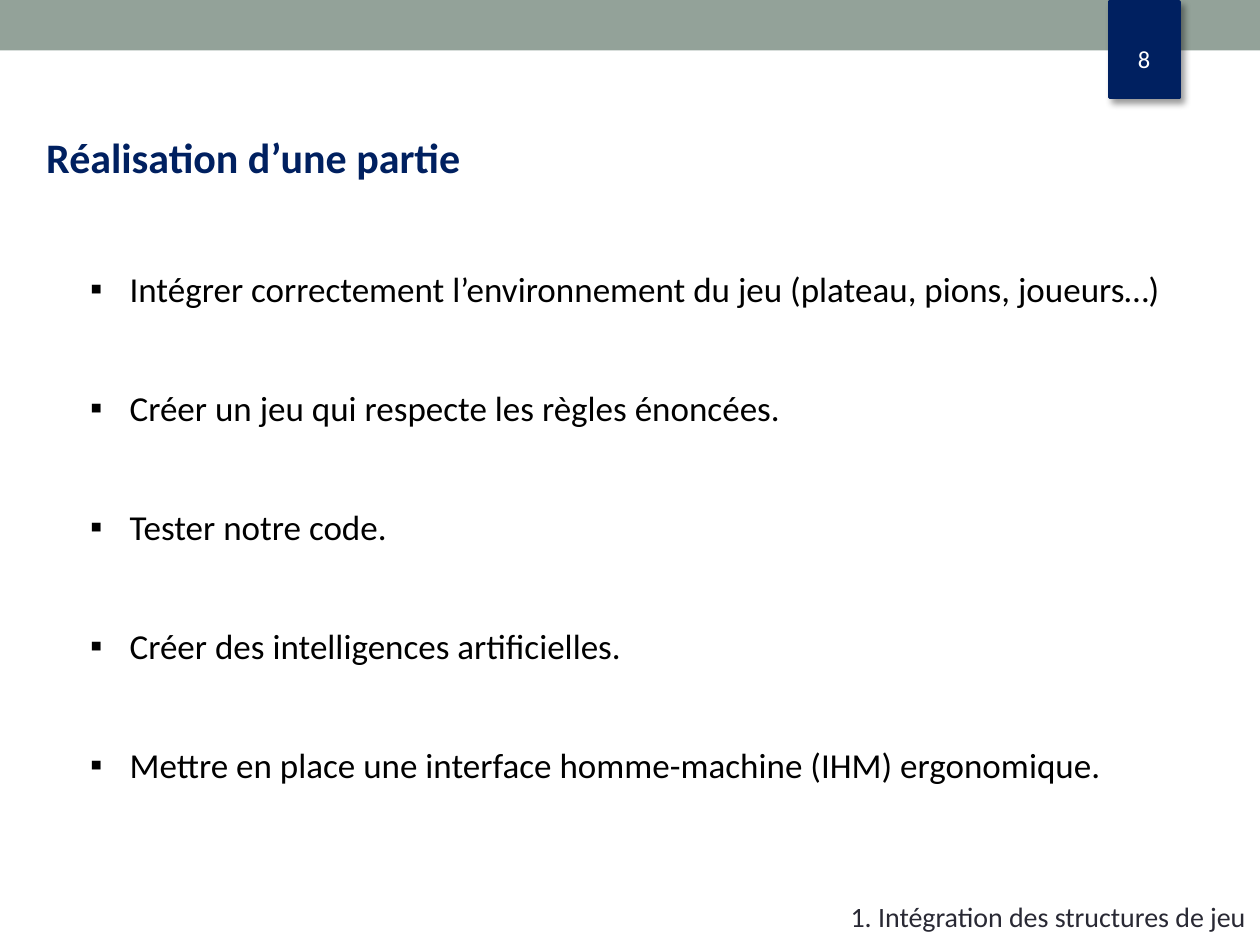
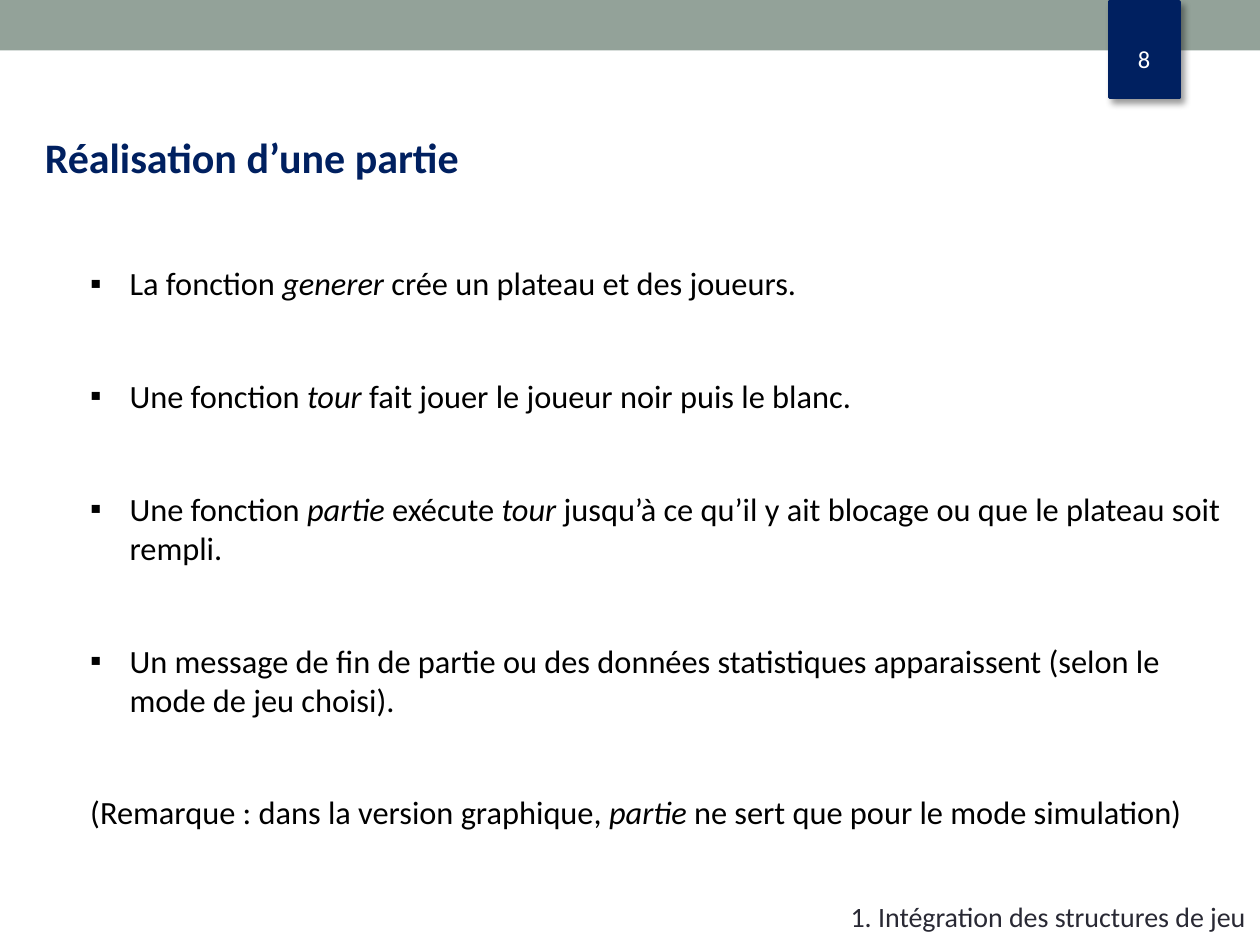
Before and after one commit to dupondth/othello, a slide deck: slide 8 of diapo_oral.pptx. Drawn at 1260x945 pixels with LibreOffice and Linux fonts; fonts in the diff are those of the drawing. Boxes give left, top, right and bottom in pixels: in the first picture for what was removed or moved away, otherwise in the second. Text is boxed around its words. In the diff, an @@ line names an element or a change of style, - is before the commit and + after.

```diff
--- a/diapo_oral.pptx
+++ b/diapo_oral.pptx
@@ text at box(45, 142, 459, 180): size 24 to 24.1 pt in "Réalisation d’une partie" @@
@@ text at box(90, 272, 1220, 830): text changed; size 20 to 18.5 pt @@
-  ▪ Intégrer correctement l’environnement du jeu (plateau, pions, joueurs…)
-  ▪ Créer un jeu qui respecte les règles énoncées.
-  ▪ Tester notre code.
-  ▪ Créer des intelligences artificielles.
-  ▪ Mettre en place une interface homme-machine (IHM) ergonomique.
+  ▪ La fonction generer crée un plateau et des joueurs.
+  ▪ Une fonction tour fait jouer le joueur noir puis le blanc.
+  ▪ Une fonction partie exécute tour jusqu’à ce qu’il y ait blocage ou que le plateau soit rempli.
+  ▪ Un message de fin de partie ou des données statistiques apparaissent (selon le mode de jeu choisi).
+  (Remarque : dans la version graphique, partie ne sert que pour le mode simulation)
```
Also in this commit, not shown: 6 other slides changed, 1 slide added, 1 slide removed.
